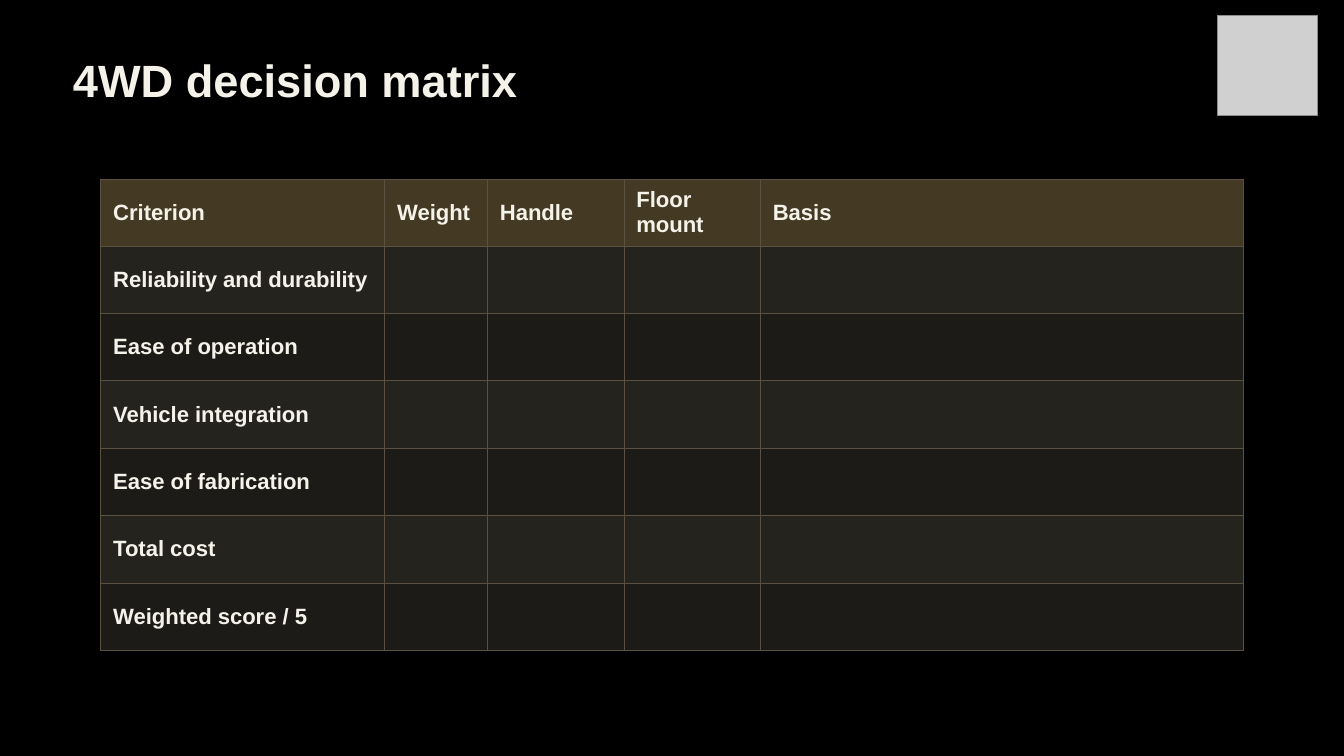
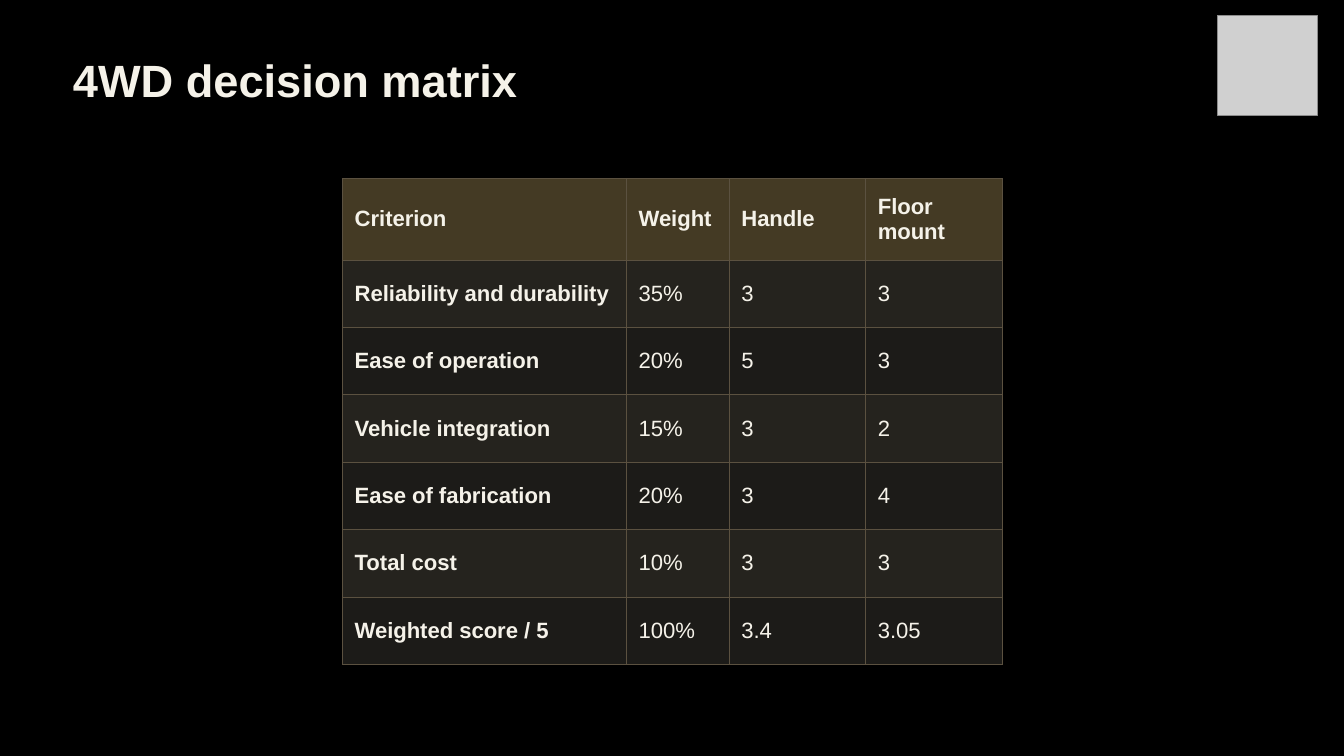
Before and after one commit to Polowater123/Aggie-Baja-Controls-The-A.B.C.-, a slide deck: slide 14 of PDR Draft.pptx. Drawn at 1344x756 pixels with LibreOffice and Linux fonts; fonts in the diff are those of the drawing; grey boxes stand for pictures. Boxes give left, top, right and bottom in pixels: in the first picture for what was removed or moved away, otherwise in the second. Text is boxed around its words. In the diff, an @@ line names an element or a change of style, - is before the commit and + after.

```diff
--- a/PDR Draft.pptx
+++ b/PDR Draft.pptx
@@ table at bbox=[342, 178, 1001, 665] @@
-column 2: Weight |  |  |  |  |  | 
-column 3: Handle |  |  |  |  |  | 
-column 4: Floor mount |  |  |  |  |  | 
-column 5: Basis |  |  |  |  |  | 
+column 2: Weight | 35% | 20% | 15% | 20% | 10% | 100%
+column 3: Handle | 3 | 5 | 3 | 3 | 3 | 3.4
+column 4: Floor mount | 3 | 3 | 2 | 4 | 3 | 3.05
@@ table: place and size @@
-table at bbox=[101, 179, 1243, 650]
+table at bbox=[342, 178, 1001, 665]
```
Also in this commit, not shown: 6 other slides changed, 2 slides added, 3 slides removed.
